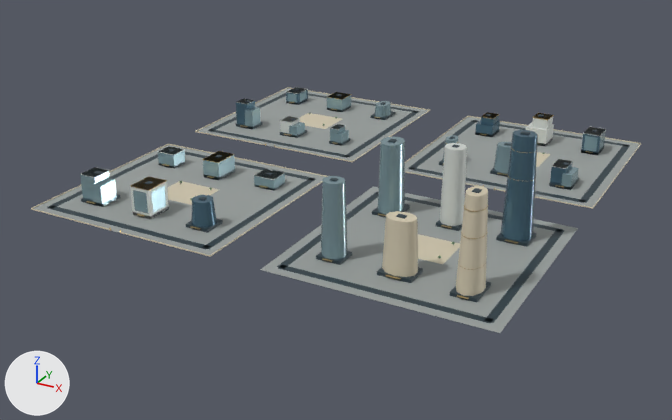
The glTF model web/public/assets/3d/ampliworld/GC-CITY-2030/GC-TILE-04-15.glb as it was, and as the next commit left it.
One viewpoint serves both versions: a 50 mm lens placed at (-5332.0, -1307.0, 576.0), pointed at (-6013.0, -69.0, -43.0). Every picture has the same lights, and +X, +Y and +Z are marked at lower left. The picture after the commit comes second. Where no turn or scale is listed for an object, it has been applied to the vertices. Vertices at exactly the same position are counted once.

The scene before the commit, as lines of its bpy script (objects in view):
```python
ob_gc_tile_04_15_blue = bpy.data.objects.new('GC-TILE-04-15-blue', me_mesh_6)
ob_gc_tile_04_15_blue.location = (0.0, 0.0, 0.0)
ob_gc_tile_04_15_dark = bpy.data.objects.new('GC-TILE-04-15-dark', me_mesh_1)
ob_gc_tile_04_15_dark.location = (0.0, 0.0, 0.0)
ob_gc_tile_04_15_glass = bpy.data.objects.new('GC-TILE-04-15-glass', me_mesh_8)
ob_gc_tile_04_15_glass.location = (0.0, 0.0, 0.0)
ob_gc_tile_04_15_gold = bpy.data.objects.new('GC-TILE-04-15-gold', me_mesh_5)
ob_gc_tile_04_15_gold.location = (0.0, 0.0, 0.0)
ob_gc_tile_04_15_ivory = bpy.data.objects.new('GC-TILE-04-15-ivory', me_mesh_2)
ob_gc_tile_04_15_ivory.location = (0.0, 0.0, 0.0)
ob_gc_tile_04_15_paving = bpy.data.objects.new('GC-TILE-04-15-paving', me_mesh_0)
ob_gc_tile_04_15_paving.location = (0.0, 0.0, 0.0)
ob_gc_tile_04_15_white = bpy.data.objects.new('GC-TILE-04-15-white', me_mesh_7)
ob_gc_tile_04_15_white.location = (0.0, 0.0, 0.0)
```
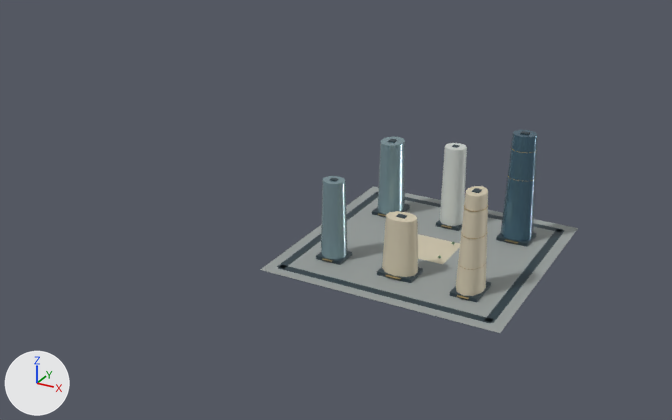
Location of each change, [x1, y1, x2, y2] in pixels of the pictures (672 x 420 px):
'GC-TILE-04-15-paving', reshaped (48% narrower, 40% shorter): before [33, 88, 640, 333]; after [260, 186, 578, 333]
'GC-TILE-04-15-glass', reshaped (84% narrower, 27% shorter): before [80, 91, 605, 260]; after [321, 137, 405, 260]
'GC-TILE-04-15-dark', reshaped (50% narrower, 18% shorter): before [48, 89, 630, 323]; after [277, 131, 565, 323]
'GC-TILE-04-15-ivory', reshaped (82% narrower, 47% shorter): before [31, 87, 641, 296]; after [382, 186, 488, 296]
'GC-TILE-04-15-blue', reshaped (91% narrower, 28% shorter): before [191, 87, 606, 241]; after [501, 130, 538, 241]
'GC-TILE-04-15-white', reshaped (95% narrower, 40% shorter): before [81, 87, 606, 226]; after [440, 143, 467, 226]
'GC-TILE-04-15-gold', reshaped (57% narrower, 27% shorter): before [86, 92, 593, 299]; after [322, 148, 537, 299]
part 1 of me_mesh_0, deleted: before [198, 88, 429, 161]
part 2 of me_mesh_0, deleted: before [405, 117, 640, 207]
part 3 of me_mesh_0, deleted: before [33, 145, 325, 255]
part 4 of me_mesh_1, deleted: before [48, 89, 630, 250]
part 5 of me_mesh_2, deleted: before [31, 87, 641, 257]
part 6 of me_mesh_8, deleted: before [80, 91, 605, 214]
part 7 of me_mesh_5, deleted: before [86, 92, 593, 233]
part 8 of me_mesh_7, deleted: before [81, 87, 606, 219]
part 9 of me_mesh_6, deleted: before [191, 87, 606, 227]

Edits to the bpy script that builds the scene:
```text
Change me_mesh_0:
    used by ob_gc_tile_04_15_paving; location = (0.0, 0.0, 0.0)
    remove me_mesh_0.from_pydata(...)  # 32 vertices, 48 faces; spans x -6379.0..-5621.0, y -379.0..379.0, z 0.0
    add me_mesh_0.from_pydata(...)  # 8 vertices, 12 faces; spans x -5959.0..-5621.0, y -379.0..-41.0, z 0.0
    me_mesh_0 part 1: the loose piece of 8 vertices spanning x -6379.0..-6041.0, y 41.0..379.0, z 0.0 is deleted
    me_mesh_0 part 2: the loose piece of 8 vertices spanning x -5959.0..-5621.0, y 41.0..379.0, z 0.0 is deleted
    me_mesh_0 part 3: the loose piece of 8 vertices spanning x -6379.0..-6041.0, y -379.0..-41.0, z 0.0 is deleted
Change me_mesh_1:
    used by ob_gc_tile_04_15_dark; location = (0.0, 0.0, 0.0)
    remove me_mesh_1.from_pydata(...)  # 512 vertices, 768 faces; spans x -6364.0..-5636.0, y -364.0..364.0, z 0.0..160.0
    add me_mesh_1.from_pydata(...)  # 128 vertices, 192 faces; spans x -5944.0..-5636.0, y -364.0..-56.0, z 0.0..160.0
    me_mesh_1 part 4: 48 loose pieces with 384 vertices, spanning x -6364.0..-5636.0, y -364.0..364.0, z 0.0..52.0, are deleted
Change me_mesh_2:
    used by ob_gc_tile_04_15_ivory; location = (0.0, 0.0, 0.0)
    remove me_mesh_2.from_pydata(...)  # 196 vertices, 308 faces; spans x -6380.0..-5620.0, y -380.0..380.0, z 0.0..139.0
    add me_mesh_2.from_pydata(...)  # 52 vertices, 92 faces; spans x -5830.0..-5672.0, y -323.0..-174.0, z 0.0..139.0
    me_mesh_2 part 5: 18 loose pieces with 144 vertices, spanning x -6380.0..-5620.0, y -380.0..380.0, z 0.0..2.0, are deleted
Change me_mesh_5:
    used by ob_gc_tile_04_15_gold; location = (0.0, 0.0, 0.0)
    remove me_mesh_5.from_pydata(...)  # 940 vertices, 1620 faces; spans x -6319.0..-5670.0, y -380.0..324.0, z 0.0..137.0
    add me_mesh_5.from_pydata(...)  # 444 vertices, 792 faces; spans x -5908.0..-5670.0, y -327.0..-95.0, z 4.0..137.0
    me_mesh_5 part 7: 41 loose pieces with 496 vertices, spanning x -6319.0..-5682.0, y -380.0..324.0, z 0.0..49.0, are deleted
Change me_mesh_6:
    used by ob_gc_tile_04_15_blue; location = (0.0, 0.0, 0.0)
    remove me_mesh_6.from_pydata(...)  # 92 vertices, 152 faces; spans x -6330.0..-5668.0, y -317.0..323.0, z 0.0..159.0
    add me_mesh_6.from_pydata(...)  # 22 vertices, 40 faces; spans x -5712.0..-5668.0, y -138.0..-98.0, z 5.0..159.0
    me_mesh_6 part 9: 7 loose pieces with 70 vertices, spanning x -6330.0..-5675.0, y -317.0..323.0, z 0.0..48.0, are deleted
Change me_mesh_7:
    used by ob_gc_tile_04_15_white; location = (0.0, 0.0, 0.0)
    remove me_mesh_7.from_pydata(...)  # 126 vertices, 196 faces; spans x -6332.0..-5675.0, y -320.0..323.0, z 0.0..123.0
    add me_mesh_7.from_pydata(...)  # 22 vertices, 40 faces; spans x -5807.0..-5773.0, y -136.0..-100.0, z 5.0..123.0
    me_mesh_7 part 8: 13 loose pieces with 104 vertices, spanning x -6332.0..-5675.0, y -320.0..323.0, z 0.0..49.0, are deleted
Change me_mesh_8:
    used by ob_gc_tile_04_15_glass; location = (0.0, 0.0, 0.0)
    remove me_mesh_8.from_pydata(...)  # 422 vertices, 668 faces; spans x -6332.0..-5672.0, y -320.0..326.0, z 0.0..115.0
    add me_mesh_8.from_pydata(...)  # 44 vertices, 80 faces; spans x -5909.0..-5871.0, y -315.0..-93.0, z 5.0..115.0
    me_mesh_8 part 6: 42 loose pieces with 378 vertices, spanning x -6332.0..-5672.0, y -320.0..326.0, z 0.0..50.0, are deleted
```
